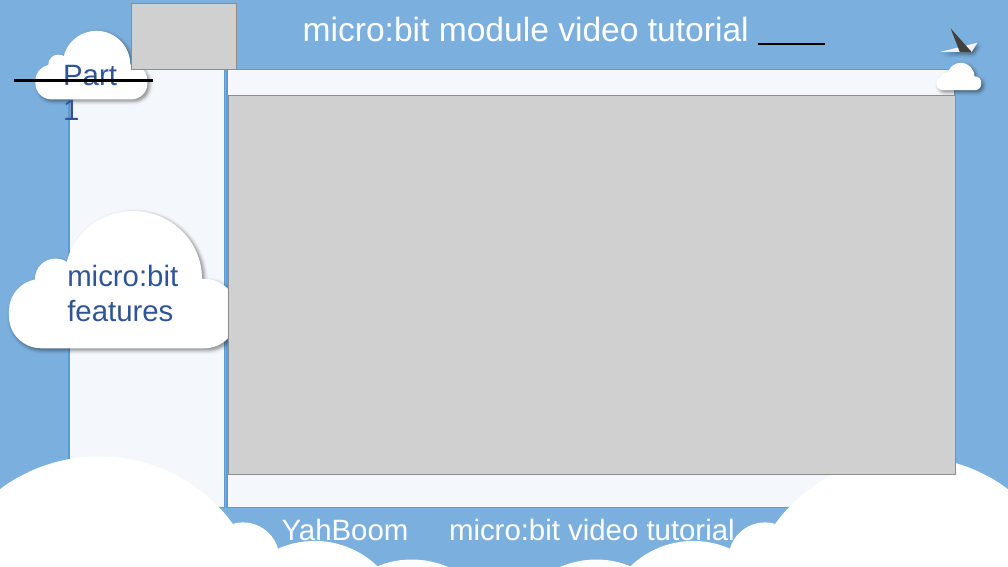
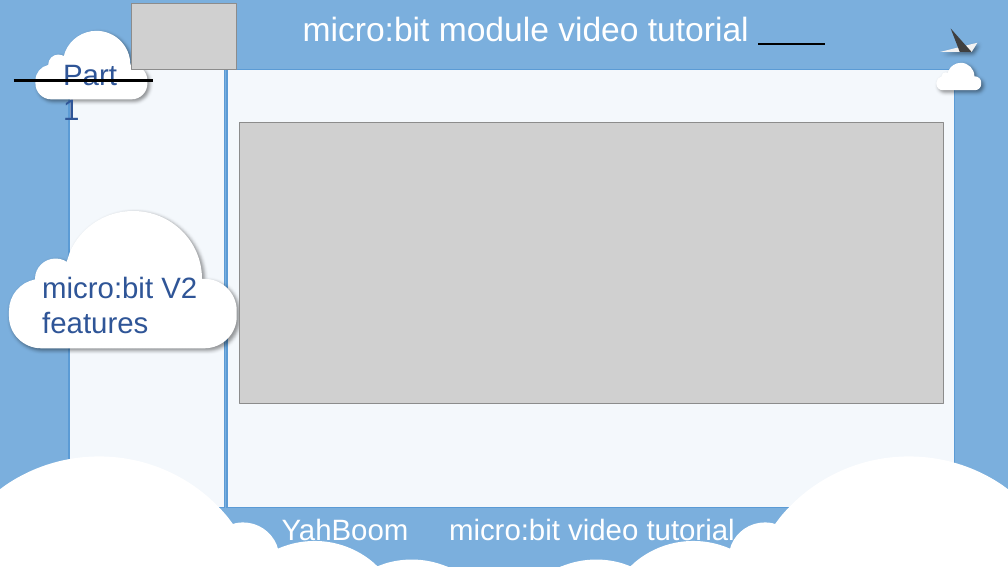
Before and after one commit to YahboomTechnology/Microbit-Smart-Car, a slide deck: slide 4 of 0.Preparation before class/Computer programming.pptx. Drawn at 1008x567 pixels with LibreOffice and Linux fonts; fonts in the diff are those of the drawing; grey boxes stand for pictures; background and template pictures are left out. Boxes give left, top, right and bottom in pixels: in the first picture for what was removed or moved away, otherwise in the second. Text is boxed around its words. In the diff, an @@ line names an element or a change of style, - is before the commit and + after.

```diff
--- a/0.Preparation before class/Computer programming.pptx
+++ b/0.Preparation before class/Computer programming.pptx
@@ picture: place and size @@
-picture at (228,95,956,475)
+picture at (239,123,943,403)
@@ text "micro:bit V2": place and size @@
-text "micro:bit V2" at (67,264,178,322)
+text "micro:bit V2" at (42,276,197,334)
@@ text at (42,276,197,299): text changed @@
-micro:bit
+micro:bit V2
```
Also in this commit, not shown: 1 other file.
